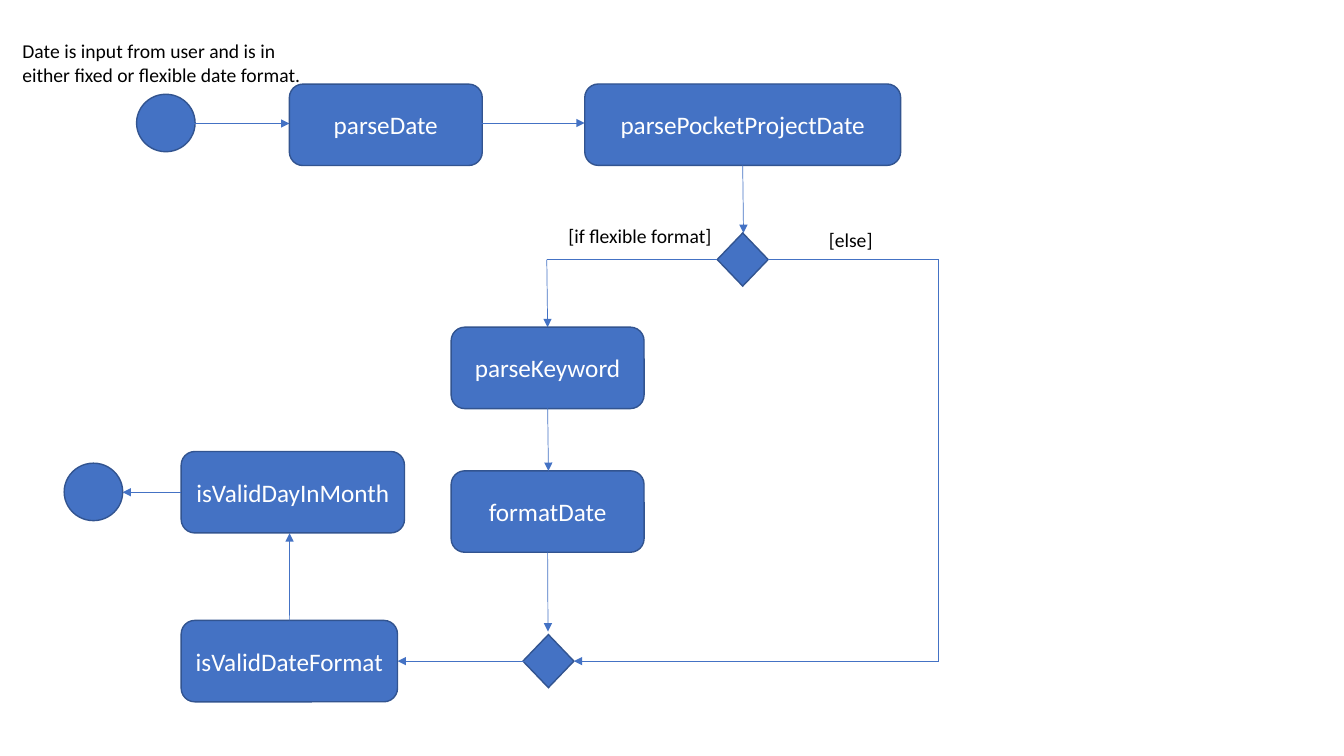
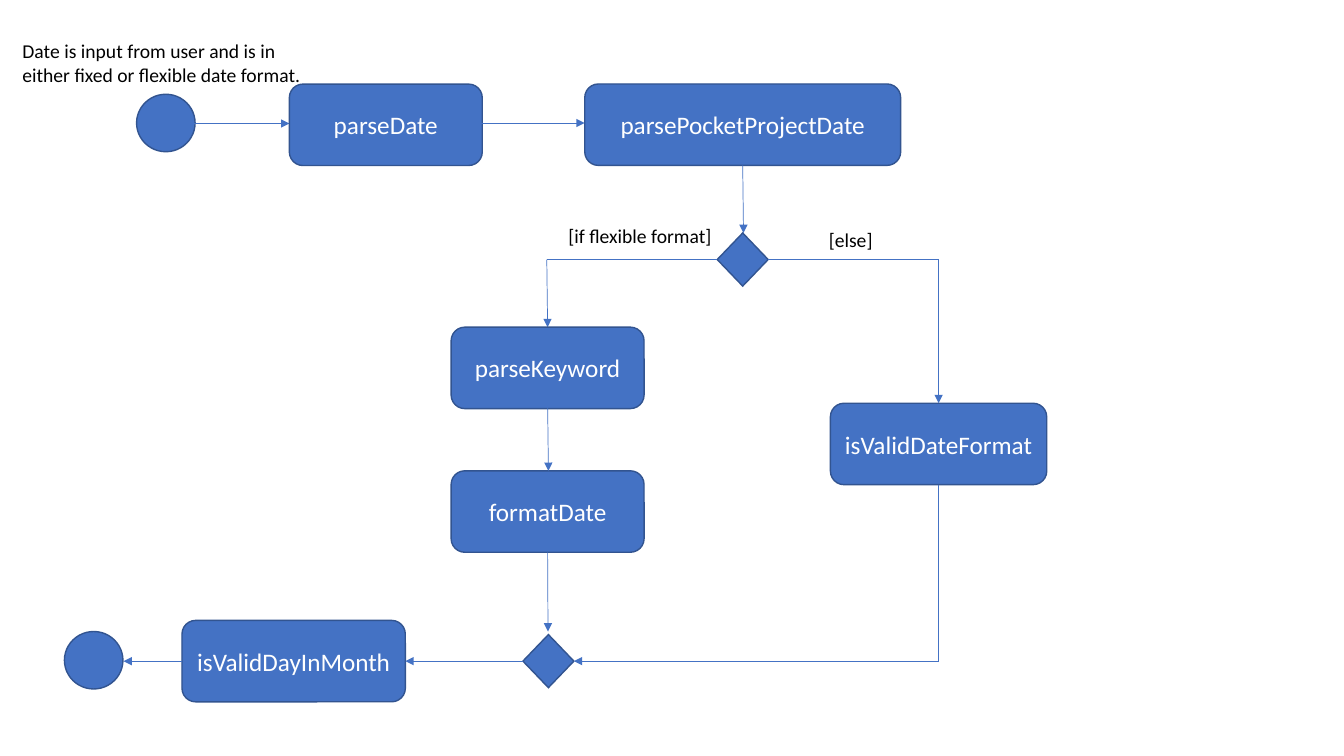
Before and after one commit to shunnizuka/main, a slide deck: slide 2 of docs/diagrams/ActivityDiagramDate.pptx. Drawn at 1344x756 pixels with LibreOffice and Linux fonts; fonts in the diff are those of the drawing. Boxes give left, top, right and bottom in pixels: in the first picture for what was removed or moved away, otherwise in the second. Text is boxed around its words. In the diff, an @@ line names an element or a change of style, - is before the commit and + after.

```diff
--- a/docs/diagrams/ActivityDiagramDate.pptx
+++ b/docs/diagrams/ActivityDiagramDate.pptx
@@ arrow added from (939, 260) to (939, 403), #4472C4 0.5 pt @@
@@ rounded rectangle "isValidDateFormat": place and size @@
-rounded rectangle "isValidDateFormat" at (181,621,398,703)
+rounded rectangle "isValidDateFormat" at (831,403,1048,485)
@@ line moved from (939, 260) - (939, 661) to (939, 485) - (939, 661) @@
@@ arrow removed from (289, 621) to (289, 533) @@
@@ 1 rounded rectangle, 1 ellipse, 1 arrow: place and size @@
-1 rounded rectangle, 1 ellipse, 1 arrow at (65,452,405,533)
+1 rounded rectangle, 1 ellipse, 1 arrow at (65,621,406,703)
@@ arrow moved from (527, 661) - (397, 661) to (523, 661) - (405, 661) @@
```
Also in this commit, not shown: 3 other files.
